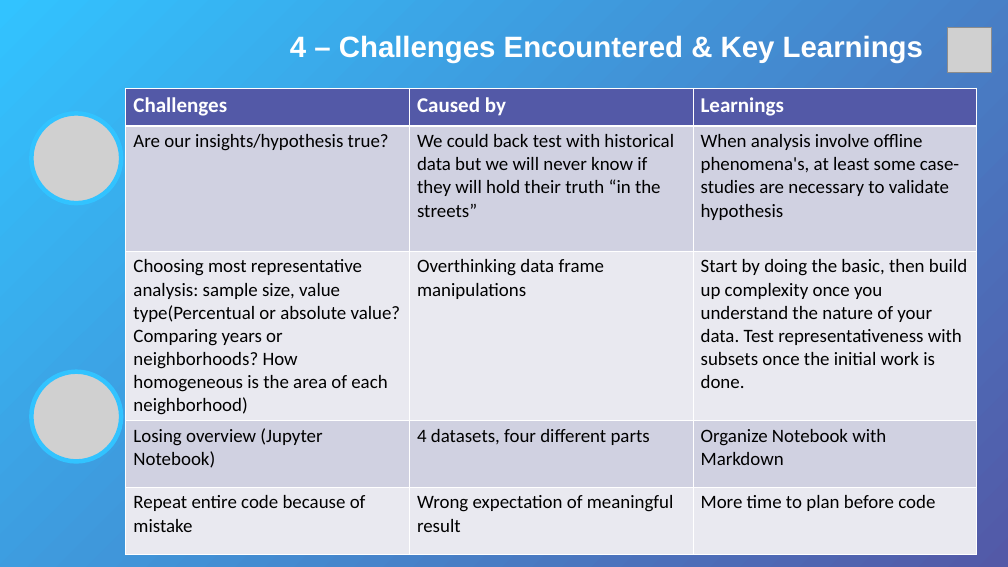
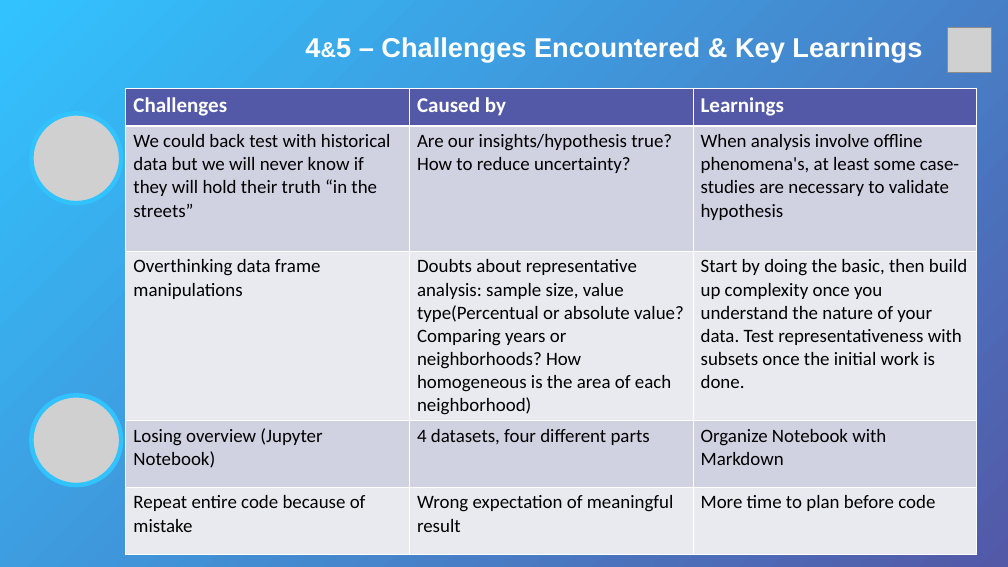
Before and after one commit to fyuji88/Project-Week-2-Barcelona, a slide deck: slide 10 of group7_transportation.pptx. Drawn at 1008x567 pixels with LibreOffice and Linux fonts; fonts in the diff are those of the drawing; grey boxes stand for pictures. Boxes give left, top, right and bottom in pixels: in the first picture for what was removed or moved away, otherwise in the second. Text is boxed around its words. In the diff, an @@ line names an element or a change of style, - is before the commit and + after.

Commit message:
Last minute changes to presentation

```diff
--- a/group7_transportation.pptx
+++ b/group7_transportation.pptx
@@ text at bbox=[305, 37, 922, 61]: text changed; size 28 to 25.9 pt @@
-4 – Challenges Encountered & Key Learnings
+4&5 – Challenges Encountered & Key Learnings
@@ table at bbox=[126, 88, 976, 552] @@
-row 2, column 1: Are our insights/hypothesis true?
+row 2, column 1: We could back test with historical data but we will never know if they will hold their truth “in the streets”
-row 2, column 2: We could back test with historical data but we will never know if they will hold their truth “in the streets”
+row 2, column 2: Are our insights/hypothesis true? How to reduce uncertainty?
-row 3, column 1: Choosing most representative analysis: sample size, value type(Percentual or absolute value? Comparing years or neighborhoods? How homogeneous is the area of each neighborhood)
+row 3, column 1: Overthinking data frame manipulations
-row 3, column 2: Overthinking data frame manipulations
+row 3, column 2: Doubts about representative analysis: sample size, value type(Percentual or absolute value? Comparing years or neighborhoods? How homogeneous is the area of each neighborhood)
@@ picture: place and size @@
-picture at bbox=[31, 372, 121, 462]
+picture at bbox=[31, 395, 121, 485]
```
